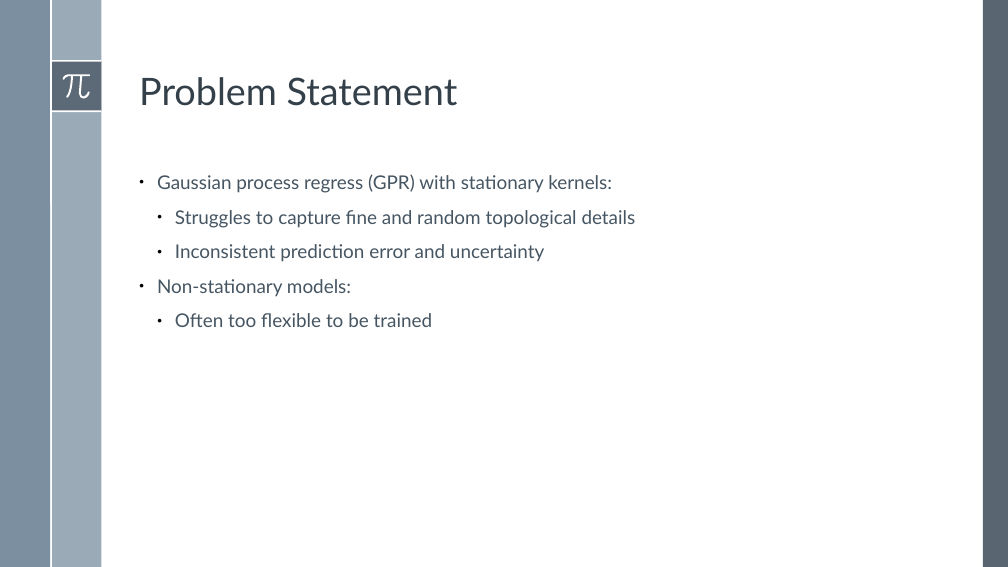
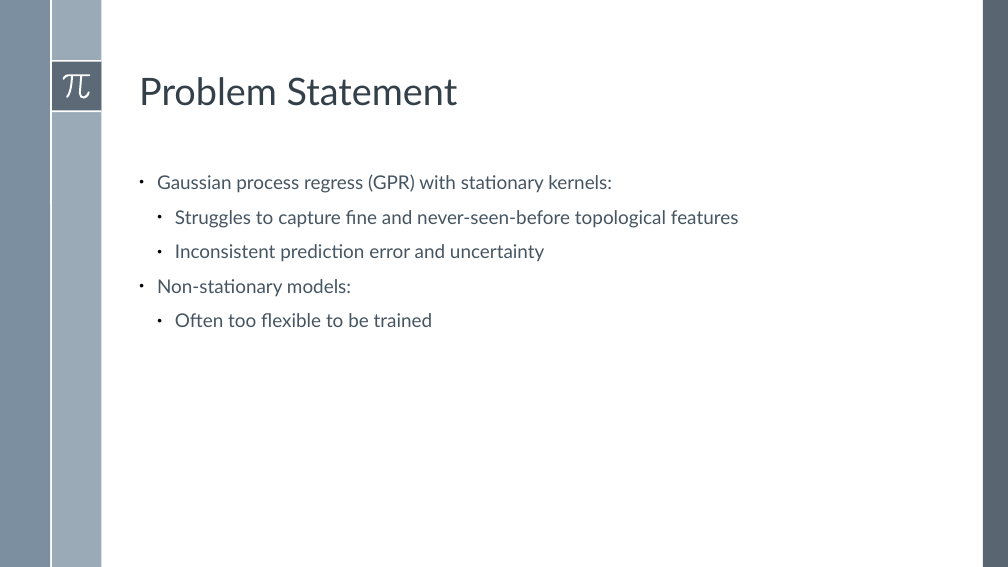
Before and after one commit to BardiaMojra/literature_reviews, a slide deck: slide 4 of ak_attentive_kernel_for_information_gathering/ak_attentive_kernel_for_information_gathering.odp. Drawn at 1008x567 pixels with LibreOffice and Linux fonts; fonts in the diff are those of the drawing. Boxes give left, top, right and bottom in pixels: in the first picture for what was removed or moved away, otherwise in the second. Text is boxed around its words. In the diff, an @@ line names an element or a change of style, - is before the commit and + after.

```diff
--- a/ak_attentive_kernel_for_information_gathering/ak_attentive_kernel_for_information_gathering.odp
+++ b/ak_attentive_kernel_for_information_gathering/ak_attentive_kernel_for_information_gathering.odp
@@ text at (175, 210, 739, 228): text changed @@
-  ● Struggles to capture fine and random topological details
+  ● Struggles to capture fine and never-seen-before topological features
```
Also in this commit, not shown: 1 other slide changed, 8 slides added, 5 other files.
